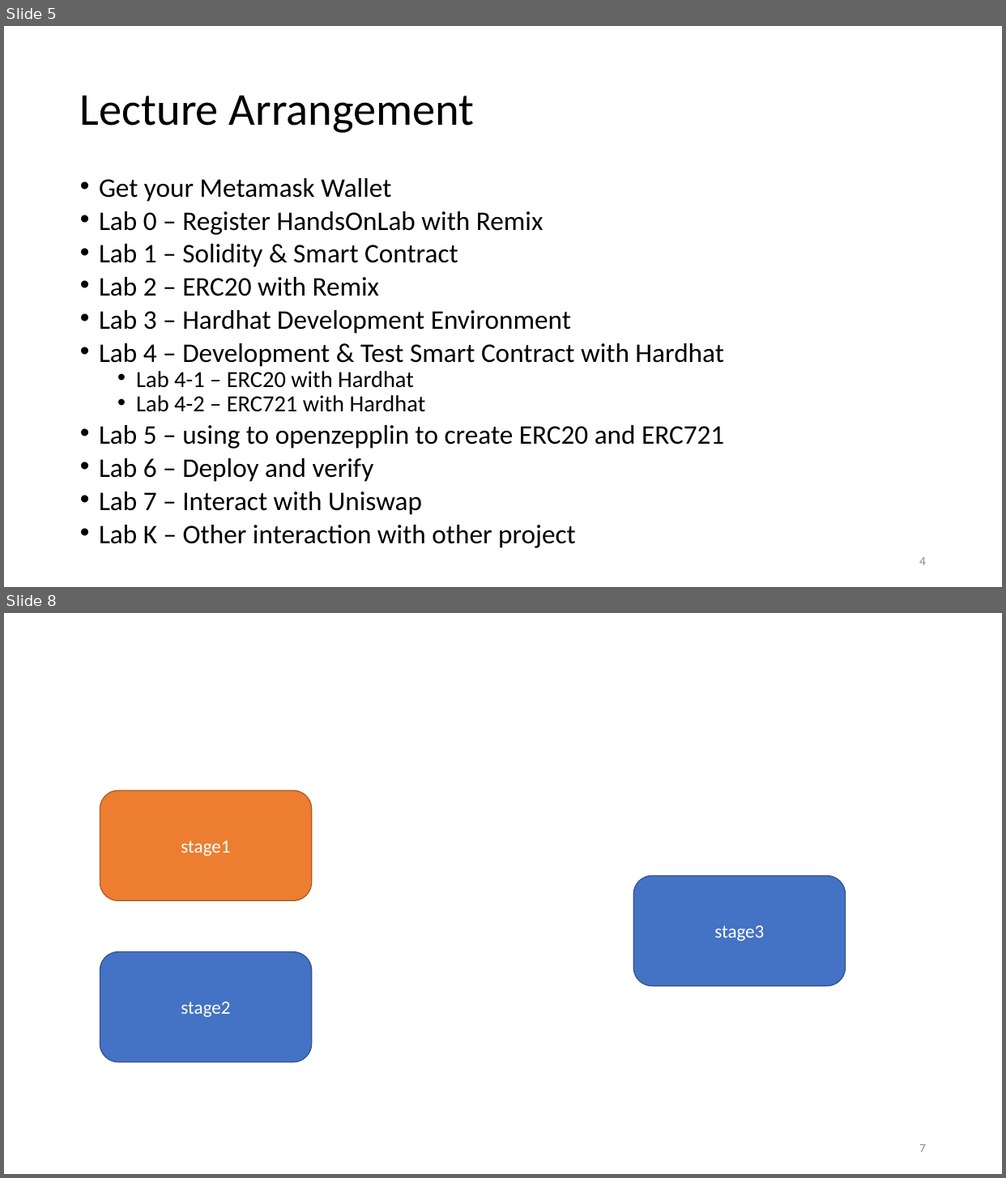
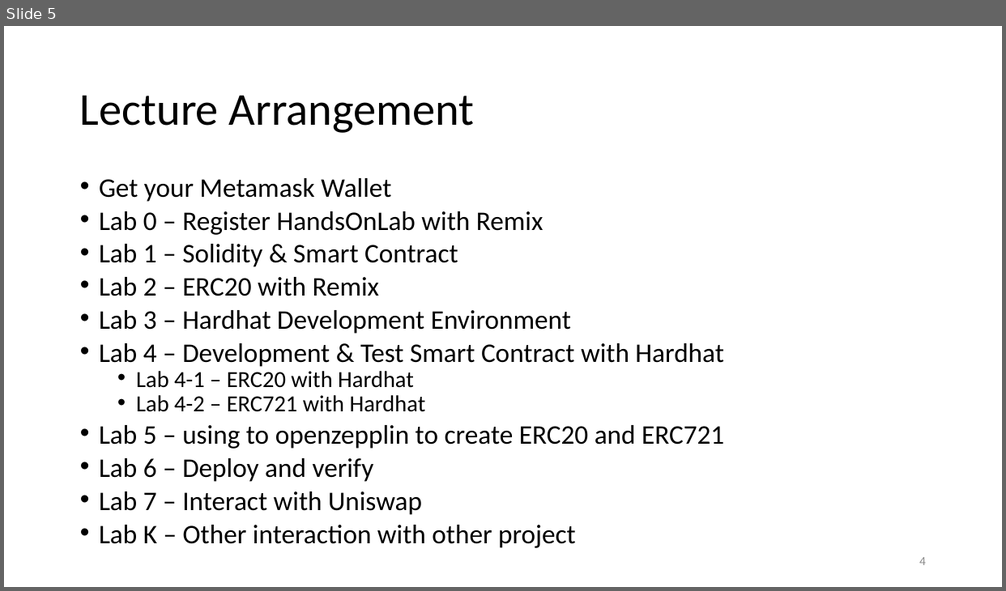
Before and after one commit to 0xGear/HandsOnLab, a slide deck: HandsOnLab.pptx. Shown one above the other, each under a label of ours: slides 5 and 8 before the commit, slide 5 after it; the slides between them are not shown. The pictures are 1006x1178 and 1006x591 pixels, drawn with LibreOffice and Linux fonts; fonts in the diff are those of the drawing. Boxes give left, top, right and bottom in pixels: in the first picture for what was removed or moved away, otherwise in the second. Text is boxed around its words. In the diff, an @@ line names an element or a change of style, - is before the commit and + after.

```diff
--- a/HandsOnLab.pptx
+++ b/HandsOnLab.pptx
@@ slide 8 removed at <box>4,613,1002,1174</box>, background #FFFFFF @@
@@ rounded rectangle removed at <box>100,790,312,901</box> @@
-stage1
@@ rounded rectangle removed at <box>633,875,846,986</box> @@
-stage3
@@ rounded rectangle removed at <box>100,952,312,1063</box> @@
-stage2
@@ page number removed at <box>919,1144,926,1152</box> @@
-7
```
Also in this commit, not shown: 4 other slides removed, 2 other files.
